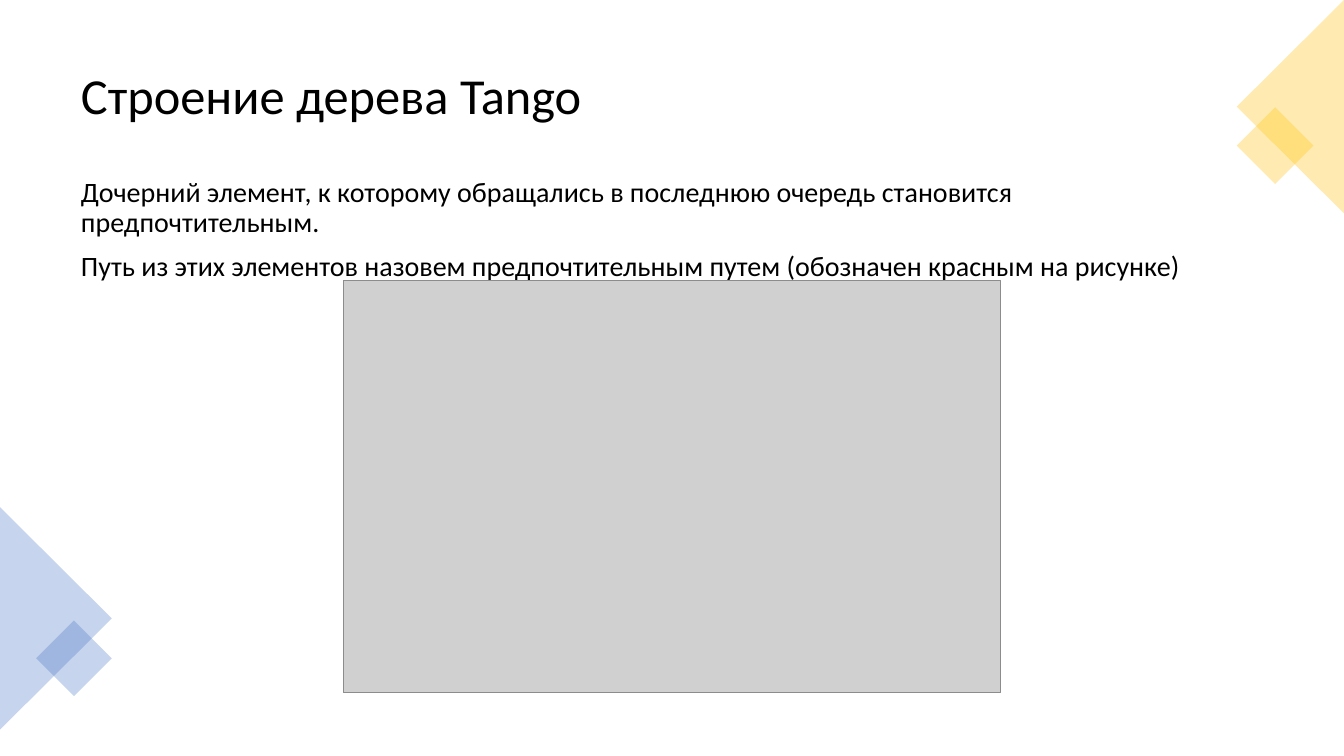
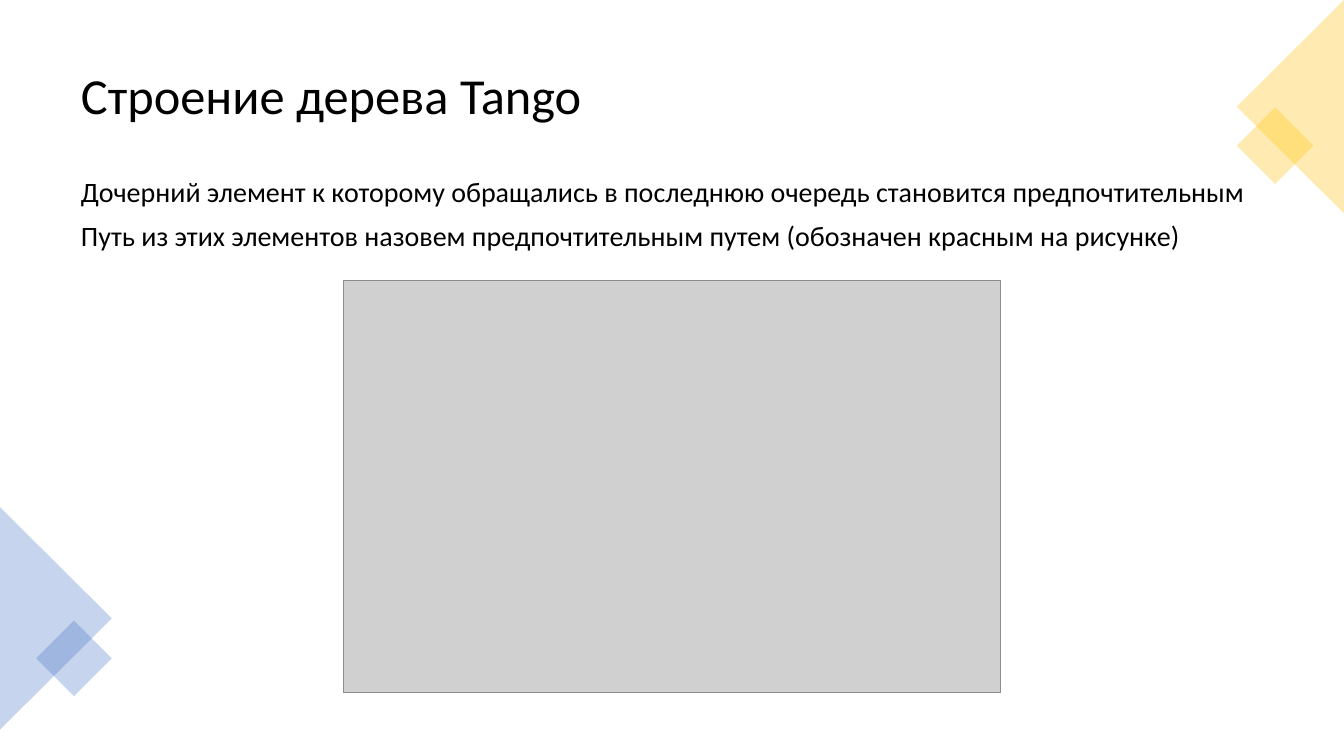
Before and after one commit to Far0ver/TangoTree, a slide deck: slide 4 of Танго дерево презентация.pptx. Drawn at 1344x756 pixels with LibreOffice and Linux fonts; fonts in the diff are those of the drawing; grey boxes stand for pictures. Boxes give left, top, right and bottom in pixels: in the first picture for what was removed or moved away, otherwise in the second. Text is boxed around its words. In the diff, an @@ line names an element or a change of style, - is before the commit and + after.

```diff
--- a/Танго дерево презентация.pptx
+++ b/Танго дерево презентация.pptx
@@ text at [81, 183, 1244, 207]: text changed @@
-Дочерний элемент, к которому обращались в последнюю очередь становится предпочтительным.
+Дочерний элемент к которому обращались в последнюю очередь становится предпочтительным
```
Also in this commit, not shown: 14 other slides changed, 2 slides added, 2 slides removed, 17 other files.
